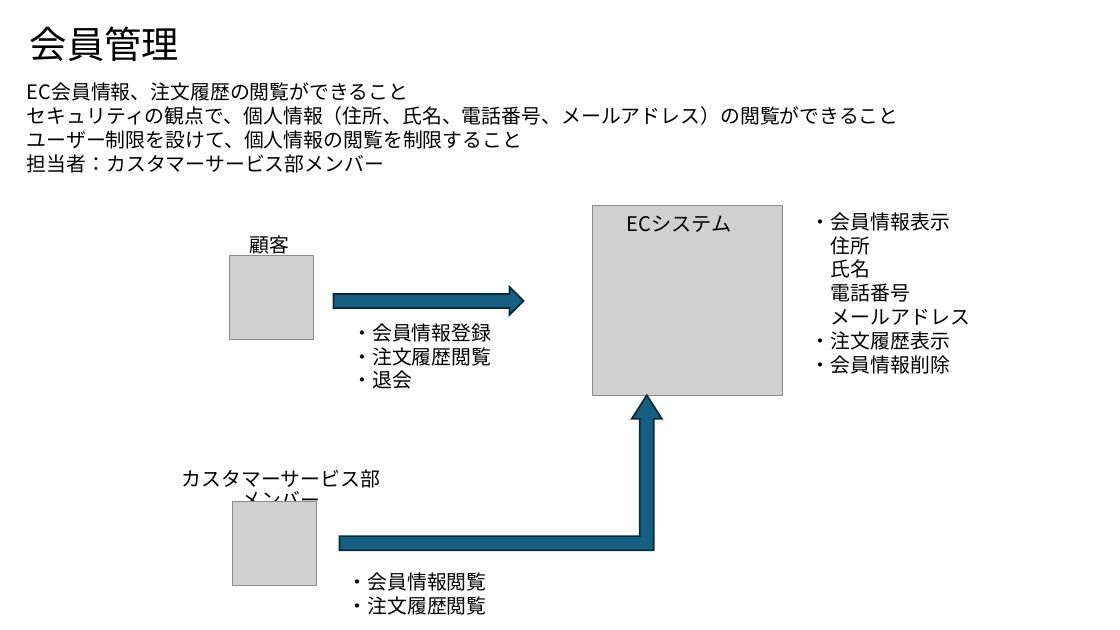
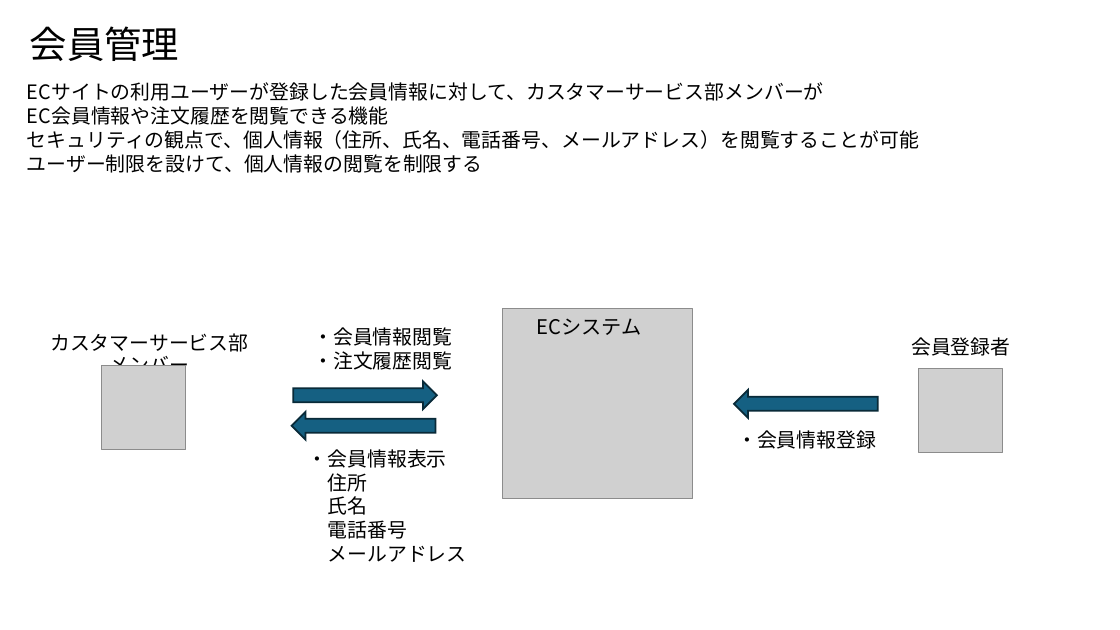
Before and after one commit to NaoyaIshizumi-Pasona/pm-cause-ec, a slide deck: slide 5 of 提案書/別紙1_サイト管理者の業務概要図.pptx (slide 4 before the commit). Drawn at 1120x630 pixels with LibreOffice and Linux fonts; fonts in the diff are those of the drawing; grey boxes stand for pictures. Boxes give left, top, right and bottom in pixels: in the first picture for what was removed or moved away, otherwise in the second. Text is boxed around its words. In the diff, an @@ line names an element or a change of style, - is before the commit and + after.

```diff
--- a/提案書/別紙1_サイト管理者の業務概要図.pptx
+++ b/提案書/別紙1_サイト管理者の業務概要図.pptx
@@ text at [27, 82, 919, 173]: text changed @@
-EC会員情報、注文履歴の閲覧ができること
-セキュリティの観点で、個人情報（住所、氏名、電話番号、メールアドレス）の閲覧ができること
-ユーザー制限を設けて、個人情報の閲覧を制限すること
-担当者：カスタマーサービス部メンバー
+ECサイトの利用ユーザーが登録した会員情報に対して、カスタマーサービス部メンバーが
+EC会員情報や注文履歴を閲覧できる機能
+セキュリティの観点で、個人情報（住所、氏名、電話番号、メールアドレス）を閲覧することが可能
+ユーザー制限を設けて、個人情報の閲覧を制限する
@@ text removed at [249, 235, 289, 256] @@
-顧客
@@ text "カスタマーサービス部メンバー": place and size @@
-text "カスタマーサービス部メンバー" at [182, 469, 380, 514]
+text "カスタマーサービス部メンバー" at [50, 333, 248, 378]
@@ text "・会員情報閲覧": place and size @@
-text "・会員情報閲覧" at [348, 572, 487, 615]
+text "・会員情報閲覧" at [313, 327, 452, 370]
@@ picture: place and size @@
-picture at [593, 205, 783, 395]
+picture at [502, 309, 692, 499]
@@ text "ECシステム": place and size @@
-text "ECシステム" at [627, 215, 732, 232]
+text "ECシステム" at [537, 318, 642, 335]
@@ text at [352, 347, 491, 389]: paragraphs removed @@
-・注文履歴閲覧
-・退会
@@ text at [811, 331, 950, 374]: paragraphs removed @@
-・注文履歴表示
-・会員情報削除
@@ text added at [911, 337, 1010, 356], 17 pt, text #000000 @@
+会員登録者
@@ picture: place and size @@
-picture at [233, 502, 317, 586]
+picture at [102, 366, 186, 450]
@@ right arrow: place and size @@
-right arrow at [334, 287, 523, 315]
+right arrow at [293, 381, 437, 409]
@@ picture: place and size @@
-picture at [229, 255, 313, 339]
+picture at [919, 369, 1003, 453]
@@ right arrow added at [292, 412, 435, 439], fill #156082, outline #092A39 1.5 pt @@
@@ bent up arrow removed at [339, 396, 662, 551] @@
@@ right arrow added at [734, 390, 878, 418], fill #156082, outline #092A39 1.5 pt @@
@@ text "・会員情報表示": place and size @@
-text "・会員情報表示" at [811, 212, 970, 374]
+text "・会員情報表示" at [308, 449, 467, 562]
@@ text "・会員情報登録": place and size @@
-text "・会員情報登録" at [352, 323, 491, 389]
+text "・会員情報登録" at [737, 430, 876, 449]
```
Also in this commit, not shown: 7 other slides changed, 1 slide added.
